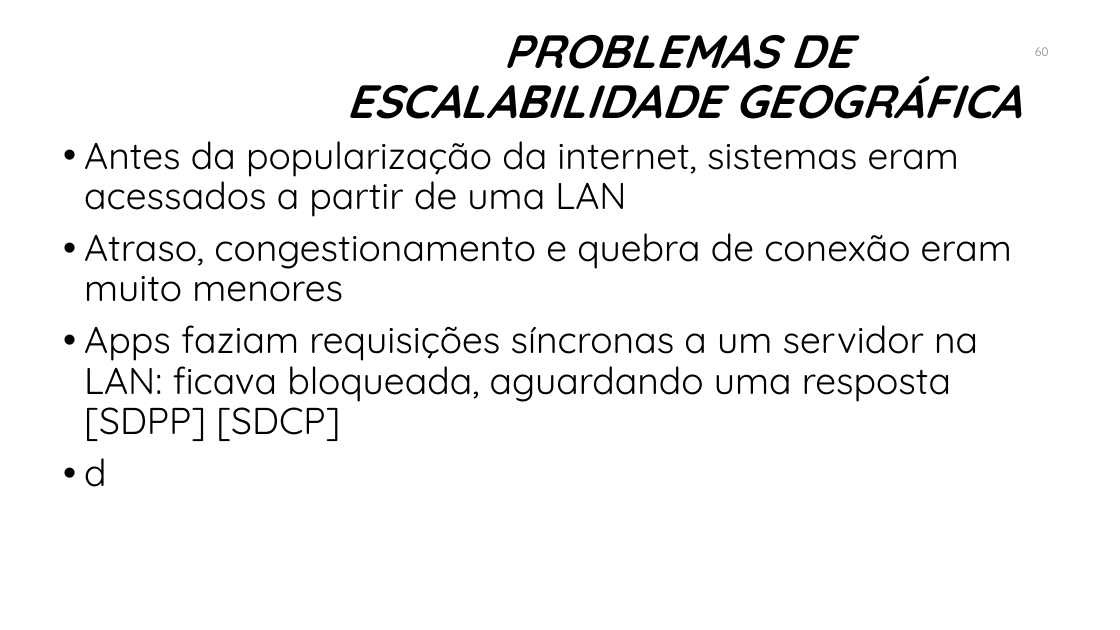
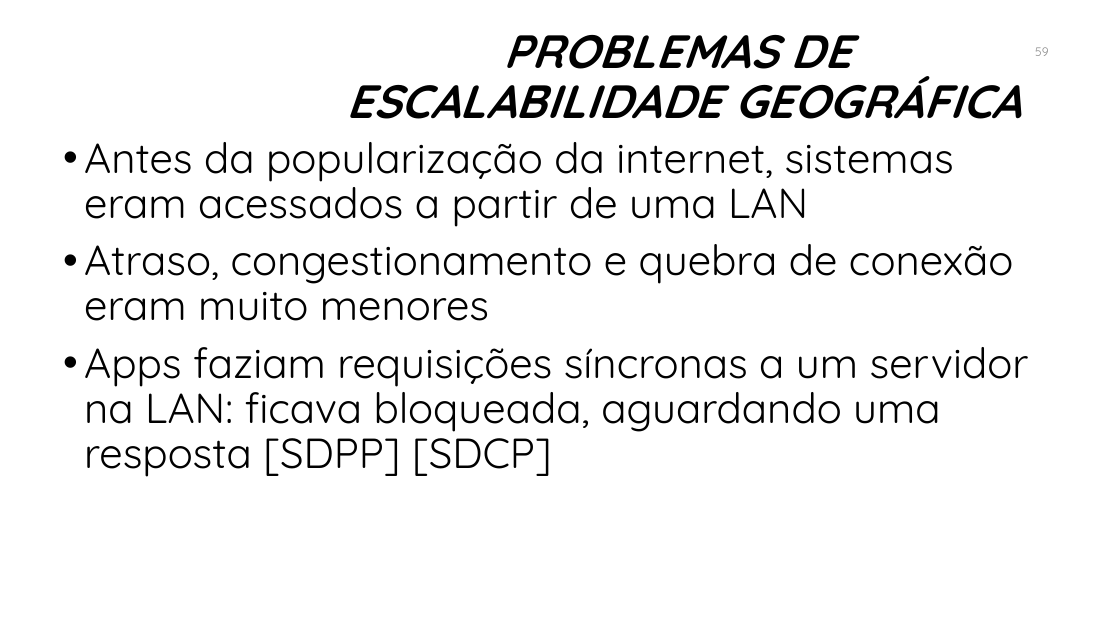
Before and after one commit to manoelcampos/sistemas-distribuidos, a slide deck: slide 59 of introducao-sd.pptx (slide 60 before the commit). Drawn at 1120x630 pixels with LibreOffice and Linux fonts; fonts in the diff are those of the drawing; background and template pictures are left out. Boxes give left, top, right and bottom in pixels: in the first picture for what was removed or moved away, otherwise in the second. Text is boxed around its words. In the diff, an @@ line names an element or a change of style, - is before the commit and + after.

```diff
--- a/introducao-sd.pptx
+++ b/introducao-sd.pptx
@@ page number at [1035, 47, 1048, 56]: text changed @@
-60
+59
@@ text "Antes da popularização da internet, ..." at [84, 142, 1029, 477]: size 32 to 36 pt @@
@@ text at [84, 458, 106, 487]: paragraph removed @@
-• d
```
Also in this commit, not shown: 43 other slides changed, 7 slides added, 1 slide removed, 8 other files.
